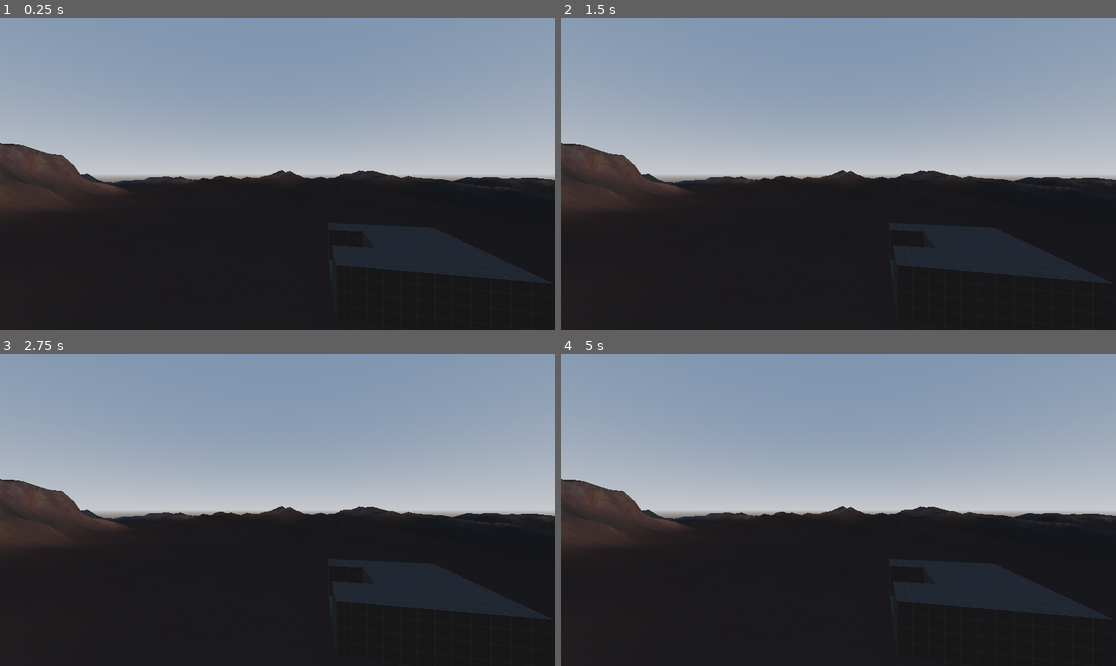
Above: before the commit, frames 1-4 (two rows, left to right).
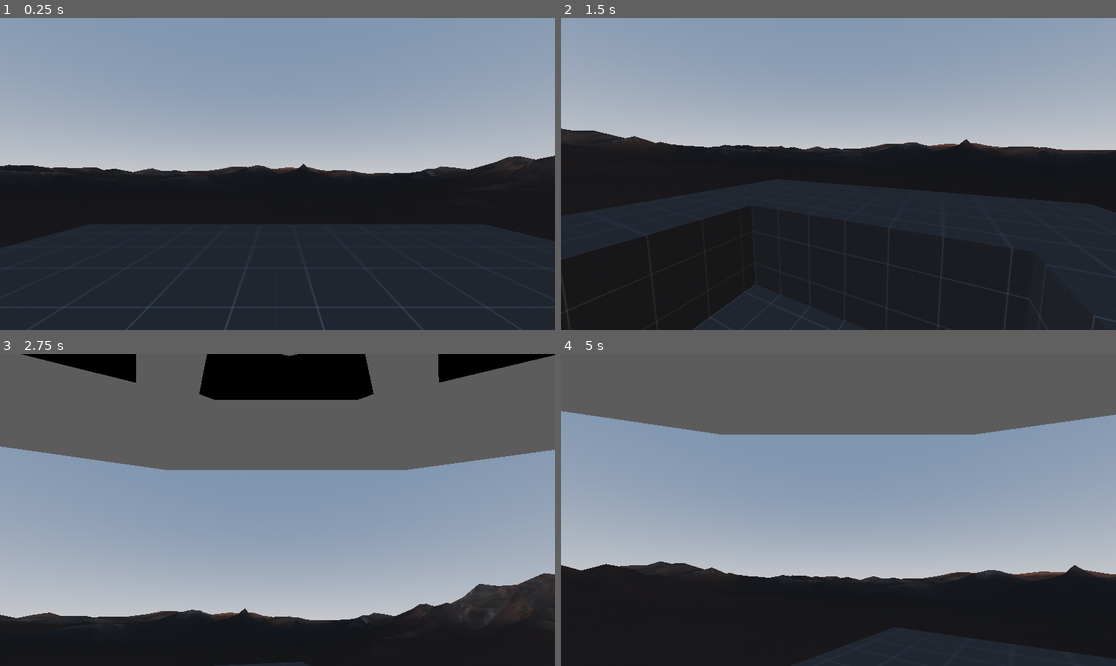
Above: after the commit, the same moments.

Repository: KontsertKishlaka/smash-the-creep
Game: Godot game, scene res://test-scene.tscn
Two runs of this game, one before a commit and one after it. Both use one fixed random seed, a clock stepped at 60 frames per second and the inputs below. Before the commit the project has no main scene; this scene is started directly in both runs.
Inputs (mouse positions are in pixels of both pictures, inside the frame that each line leads up to):
- Up to frame 1 (0.25 s): no input
- Up to frame 2 (1.5 s): tap Enter at 0.5 s; move the mouse to (960, 158) at 0.52 s; hold D (move_right, bound only after the commit) 0.53-1.28 s; hold E (jump, bound only after the commit) 0.53-1.28 s; move the mouse to (727, 189) at 1.27 s; hold S (move_backwards, bound only after the commit) from 1.28 s (still down); tap E (jump, bound only after the commit) at 1.35 s
- Up to frame 3 (2.75 s): tap E (jump, bound only after the commit) at 1.52, 1.82 s; move the mouse to (333, 441) at 2.02 s; release S (move_backwards, bound only after the commit) at 2.03 s; hold D (move_right, bound only after the commit) from 2.03 s (still down); hold E (jump, bound only after the commit) from 2.03 s (still down)
- Up to frame 4 (5 s): tap Space at 2.75 s; move the mouse to (810, 572) at 2.77 s; release D (move_right, bound only after the commit) at 2.78 s; release E (jump, bound only after the commit) at 2.78 s; hold W (move_forwards, bound only after the commit) 2.78-3.53 s; tap E (jump, bound only after the commit) at 2.85, 3.02, 3.32, 4.35, 4.52, 4.82 s; move the mouse to (1005, 556) at 3.52 s; hold E (jump, bound only after the commit) 3.53-4.28 s; hold A (move_left, bound only after the commit) from 3.53 s (still down); move the mouse to (672, 463) at 4.27 s

The runs differ from the first frame. In frame 1, 10% of the frame differs, in the area x 0-100%, y 40-100%; in frame 2, 14%; in frame 3, 82%, in the area x 0-100%, y 0-100%; in frame 4, 63%.

Commit message:
feat: add player move

Diff:
--- /dev/null
+++ b/player.gd
@@ -0,0 +1,59 @@
+extends CharacterBody3D
+
+@export var mouse_sensitivity: float = 0.002
+@export var max_degree: float = 45
+
+func _ready():
+	Input.set_mouse_mode(Input.MOUSE_MODE_CAPTURED)
+
+func _input(event):
+	if event is InputEventMouseMotion:
+		rotate_y(-event.relative.x * mouse_sensitivity)
+
+		var camera = get_node("Camera3D")
+
+		if camera:
+			var current_rotation_x = camera.rotation_degrees.x
+			var target_rotation_x = clamp(current_rotation_x - event.relative.y * mouse_sensitivity * 100, -max_degree, max_degree)
+			camera.rotation_degrees.x = target_rotation_x
+
+const SPEED = 2
+const JUMP_VELOCITY = 50
+const GRAVITY = 9.8
+
+var y_velocity = 0
+
+func _physics_process(delta: float):
+
+	print("Is on floor: ", is_on_floor())
+
+	if is_on_floor() and Input.is_action_pressed("jump"):
+		y_velocity = JUMP_VELOCITY
+
+	if not is_on_floor():
+		y_velocity -= GRAVITY * delta
+	else:
+		y_velocity = 0
+
+	var input_dir = Vector3.ZERO
+
+	if Input.is_action_pressed("move_forwards"):
+		input_dir.z -= 1
+	if Input.is_action_pressed("move_backwards"):
+		input_dir.z += 1
+	if Input.is_action_pressed("move_right"):
+		input_dir.x += 1
+	if Input.is_action_pressed("move_left"):
+		input_dir.x -= 1
+
+
+	if input_dir.length() > 0:
+		input_dir = input_dir.normalized()
+
+
+	var direction = (transform.basis * input_dir).normalized()
+	velocity.x = direction.x * SPEED
+	velocity.z = direction.z * SPEED
+	velocity.y = y_velocity
+
+	move_and_slide()
--- a/project.godot
+++ b/project.godot
@@ -11,5 +11,38 @@
 [application]
 
 config/name="smash-the-creep"
+run/main_scene="uid://b02txd1j33lkh"
 config/features=PackedStringArray("4.5", "Forward Plus")
 config/icon="res://icon.svg"
+
+[input]
+
+move_forwards={
+"deadzone": 0.2,
+"events": [Object(InputEventKey,"resource_local_to_scene":false,"resource_name":"","device":-1,"window_id":0,"alt_pressed":false,"shift_pressed":false,"ctrl_pressed":false,"meta_pressed":false,"pressed":false,"keycode":0,"physical_keycode":87,"key_label":0,"unicode":119,"location":0,"echo":false,"script":null)
+]
+}
+move_backwards={
+"deadzone": 0.2,
+"events": [Object(InputEventKey,"resource_local_to_scene":false,"resource_name":"","device":-1,"window_id":0,"alt_pressed":false,"shift_pressed":false,"ctrl_pressed":false,"meta_pressed":false,"pressed":false,"keycode":0,"physical_keycode":83,"key_label":0,"unicode":115,"location":0,"echo":false,"script":null)
+]
+}
+move_right={
+"deadzone": 0.2,
+"events": [Object(InputEventKey,"resource_local_to_scene":false,"resource_name":"","device":-1,"window_id":0,"alt_pressed":false,"shift_pressed":false,"ctrl_pressed":false,"meta_pressed":false,"pressed":false,"keycode":0,"physical_keycode":68,"key_label":0,"unicode":100,"location":0,"echo":false,"script":null)
+]
+}
+move_left={
+"deadzone": 0.2,
+"events": [Object(InputEventKey,"resource_local_to_scene":false,"resource_name":"","device":-1,"window_id":0,"alt_pressed":false,"shift_pressed":false,"ctrl_pressed":false,"meta_pressed":false,"pressed":false,"keycode":0,"physical_keycode":65,"key_label":0,"unicode":97,"location":0,"echo":false,"script":null)
+]
+}
+jump={
+"deadzone": 0.2,
+"events": [Object(InputEventKey,"resource_local_to_scene":false,"resource_name":"","device":-1,"window_id":0,"alt_pressed":false,"shift_pressed":false,"ctrl_pressed":false,"meta_pressed":false,"pressed":false,"keycode":0,"physical_keycode":69,"key_label":0,"unicode":1091,"location":0,"echo":false,"script":null)
+]
+}
+rotate_right={
+"deadzone": 0.2,
+"events": []
+}
--- a/test-scene.tscn
+++ b/test-scene.tscn
@@ -1,7 +1,9 @@
-[gd_scene load_steps=6 format=3 uid="uid://b02txd1j33lkh"]
+[gd_scene load_steps=10 format=3 uid="uid://b02txd1j33lkh"]
 
 [ext_resource type="PackedScene" uid="uid://b0fmuiy0g1ld5" path="res://test-place/source/high_quality_alien_pl_1009231931_texture.fbx" id="1_0411k"]
 [ext_resource type="Material" uid="uid://b7ng6qgpr21kh" path="res://test-texture.tres" id="2_wn8ut"]
+[ext_resource type="Script" uid="uid://7jmmf0t47vaw" path="res://player.gd" id="3_c5pbs"]
+[ext_resource type="PackedScene" uid="uid://0075y4xjx6jh" path="res://test-person-1/scene.gltf" id="4_cp2na"]
 
 [sub_resource type="ProceduralSkyMaterial" id="ProceduralSkyMaterial_wn8ut"]
 
@@ -13,16 +15,25 @@
 sky = SubResource("Sky_8amj3")
 tonemap_mode = 2
 
+[sub_resource type="BoxShape3D" id="BoxShape3D_02nmi"]
+size = Vector3(35.61023, 1, 46.78174)
+
+[sub_resource type="CylinderShape3D" id="CylinderShape3D_d881s"]
+height = 2.805664
+
 [node name="Spatial" type="Node3D"]
 
 [node name="WorldEnvironment" type="WorldEnvironment" parent="."]
 environment = SubResource("Environment_c5pbs")
 
+[node name="StaticBody3D" type="StaticBody3D" parent="WorldEnvironment"]
+
+[node name="CollisionShape3D" type="CollisionShape3D" parent="WorldEnvironment/StaticBody3D"]
+transform = Transform3D(1, 0, 0, 0, 1, 0, 0, 0, 1, -3.3789673, 0, -5.5285645)
+shape = SubResource("BoxShape3D_02nmi")
+
 [node name="high_quality_alien_pl_1009231931_texture" parent="." instance=ExtResource("1_0411k")]
 transform = Transform3D(50, 0, 0, 0, 50, 0, 0, 0, 50, 0, 4.665612, 0)
-
-[node name="Camera3D" type="Camera3D" parent="."]
-transform = Transform3D(-0.19752046, 0, 0.98029876, 0, 1, 0, -0.98029876, 0, -0.19752046, 9.288202, 5.5442457, 5.10985)
 
 [node name="CSGCombiner3D" type="CSGCombiner3D" parent="."]
 use_collision = true
@@ -33,7 +44,21 @@
 material = ExtResource("2_wn8ut")
 
 [node name="CSGBox3D" type="CSGBox3D" parent="CSGCombiner3D/CSGBox3D"]
-transform = Transform3D(1, 0, 0, 0, 1, 0, 0, 0, 1, -0.15983796, 0.70892334, 2.3850517)
+transform = Transform3D(1, 0, 0, 0, 1, 0, 0, 0, 1, 0.1566751, 0.9306183, 1.4075127)
 operation = 2
-size = Vector3(2.5128174, 2.302124, 2.2626953)
+size = Vector3(3.1458435, 1.8587341, 4.2177734)
 material = ExtResource("2_wn8ut")
+
+[node name="player" type="CharacterBody3D" parent="."]
+transform = Transform3D(1, 0, 0, 0, 1, 0, 0, 0, 1, -1.1240076, 2.1987665, 2.1237383)
+script = ExtResource("3_c5pbs")
+
+[node name="CollisionShape3D" type="CollisionShape3D" parent="player"]
+transform = Transform3D(1, 0, 0, 0, 1, 0, 0, 0, 1, -0.09632754, 0.40954375, 0)
+shape = SubResource("CylinderShape3D_d881s")
+
+[node name="player_texture" parent="player/CollisionShape3D" instance=ExtResource("4_cp2na")]
+transform = Transform3D(-0.45, 0, -3.934025e-08, 0, 0.45, 0, 3.934025e-08, 0, -0.45, 0, -1.4046304, 0)
+
+[node name="Camera3D" type="Camera3D" parent="player"]
+transform = Transform3D(1, 0, 0, 0, 1, 0, 0, 0, 1, -0.11123502, 1.036032, -0.42217875)
Not shown, added: player.gd.uid
Not shown, added: test-person-1/license.txt
Binary file added: test-person-1/scene.bin
Not shown, added: test-person-1/scene.gltf
Not shown, added: test-person-1/scene.gltf.import
Binary file added: test-person-1/textures/SoulvesterTEXTURE_baseColor.png
Not shown, added: test-person-1/textures/SoulvesterTEXTURE_baseColor.png.import
Not shown, added: test-person-2/license.txt
Binary file added: test-person-2/scene.bin
Not shown, added: test-person-2/scene.gltf
Not shown, added: test-person-2/scene.gltf.import
